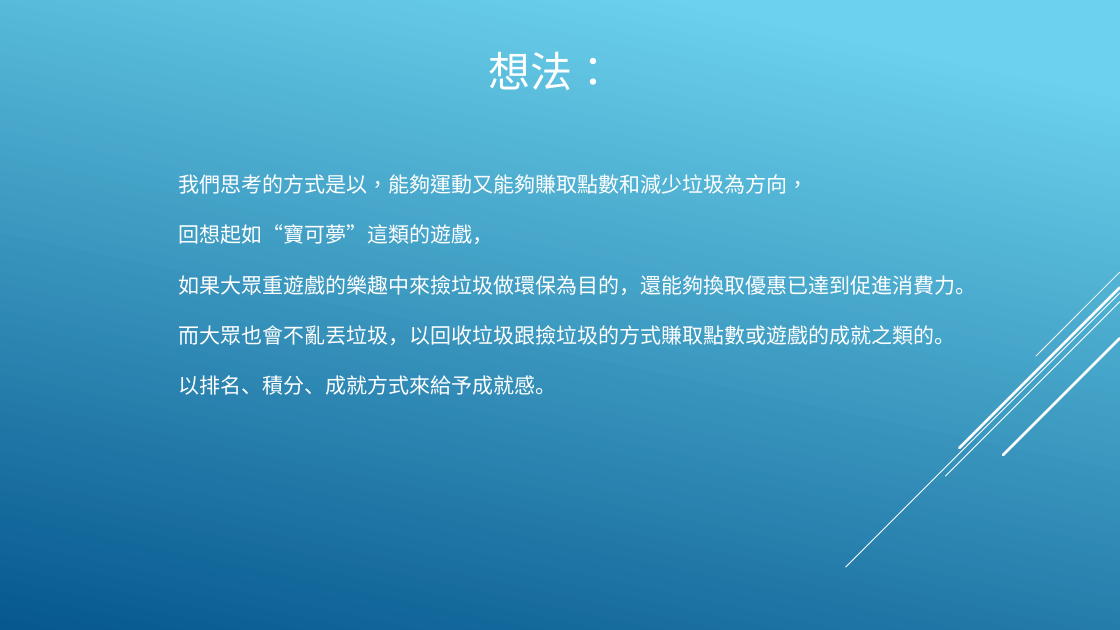
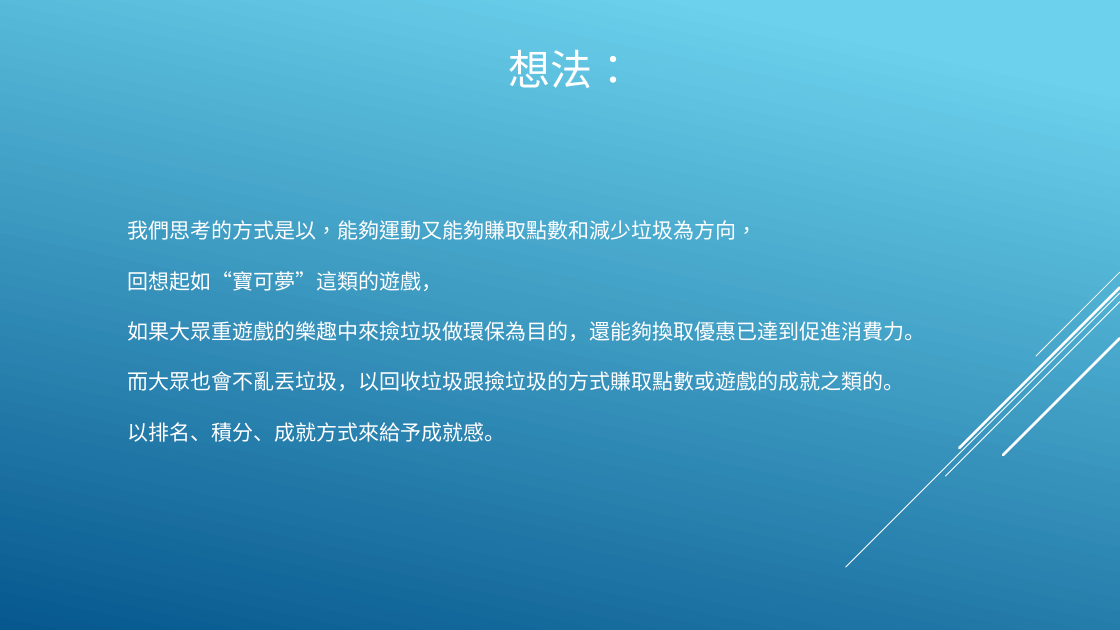
Before and after one commit to DennySORA/Environmental_Sustainability_Partition_Hackathon_2018, a slide deck: slide 3 of doc/永續發展 - 淨灘.pptx. Drawn at 1120x630 pixels with LibreOffice and Linux fonts; fonts in the diff are those of the drawing. Boxes give left, top, right and bottom in pixels: in the first picture for what was removed or moved away, otherwise in the second. Text is boxed around its words. In the diff, an @@ line names an element or a change of style, - is before the commit and + after.

```diff
--- a/doc/永續發展 - 淨灘.pptx
+++ b/doc/永續發展 - 淨灘.pptx
@@ title "想法：": place and size @@
-title "想法：" at <box>488,51,614,90</box>
+title "想法：" at <box>509,49,635,88</box>
@@ text "我們思考的方式是以，能夠運動又能夠賺取點數和減少垃圾為方向，": place and size @@
-text "我們思考的方式是以，能夠運動又能夠賺取點數和減少垃圾為方向，" at <box>179,174,977,395</box>
+text "我們思考的方式是以，能夠運動又能夠賺取點數和減少垃圾為方向，" at <box>127,220,925,442</box>
```
Also in this commit, not shown: 2 other slides changed, 3 slides added, 2 slides removed, 1 other file.
